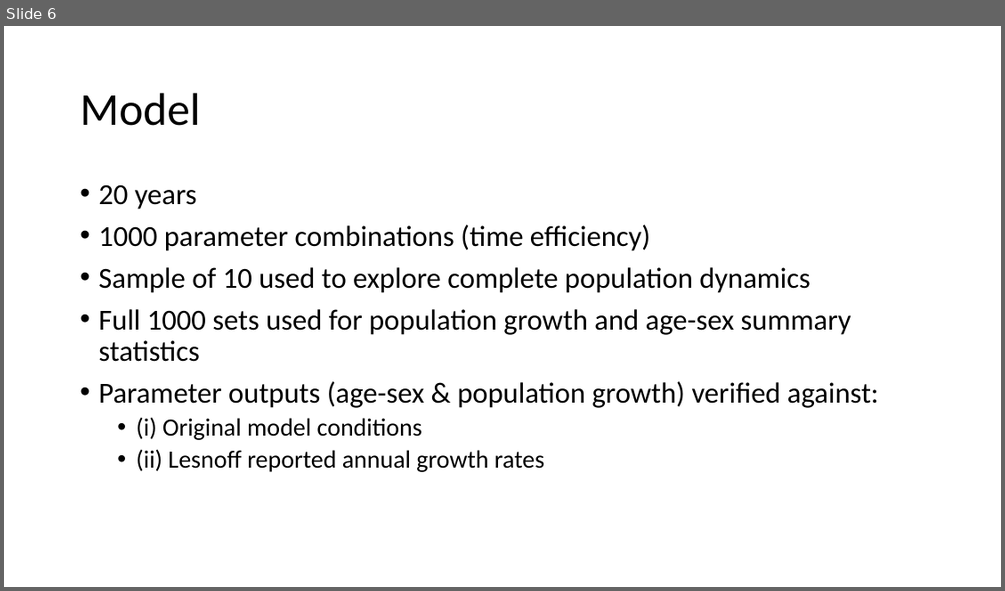
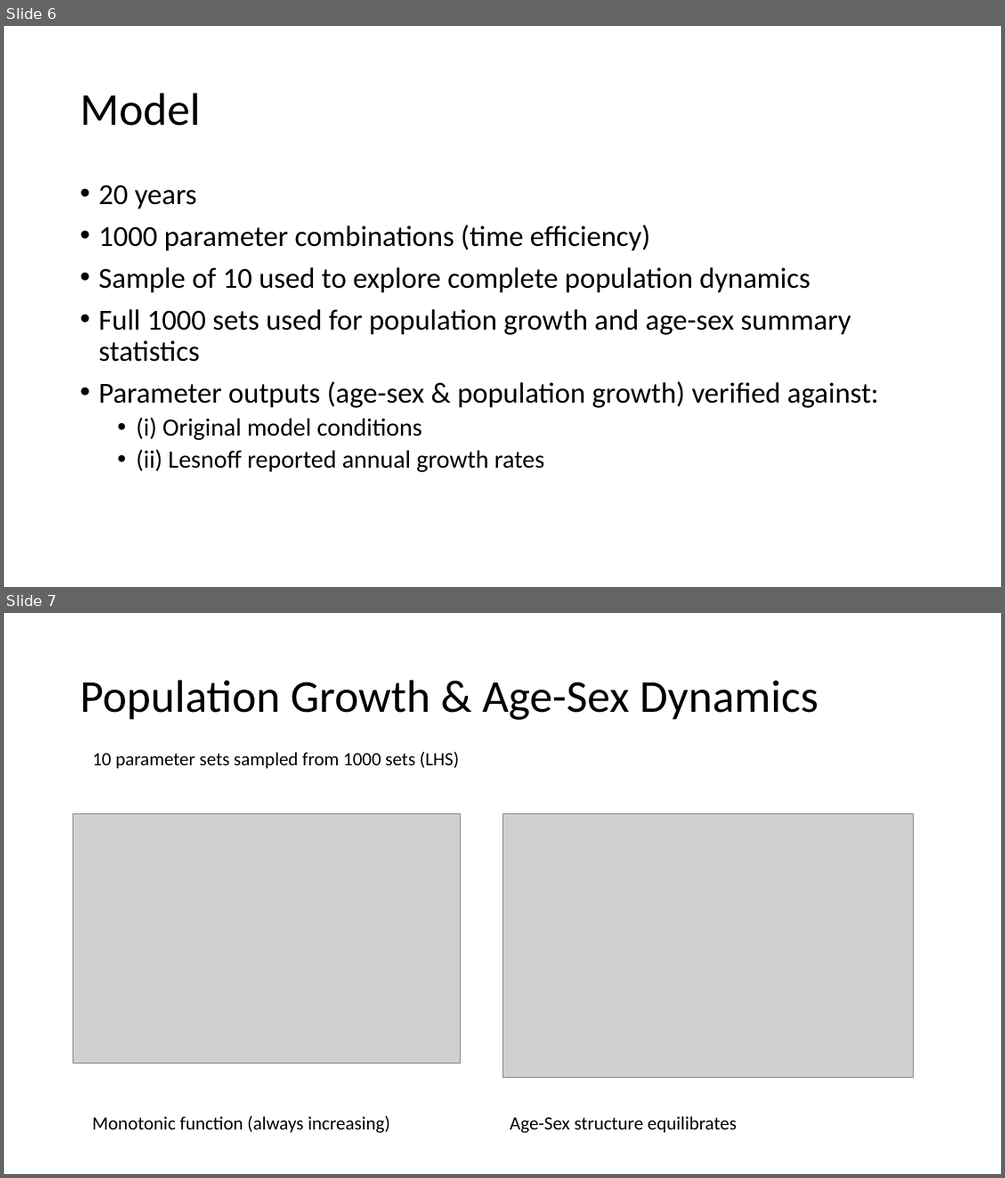
Before and after one commit to BethSavagar/demographic_model_1, a slide deck: presentations/profile-validation/lesnoff.pptx. Shown one above the other, each under a label of ours: slide 6 before the commit, slides 6 and 7 after it. The pictures are 1005x591 and 1005x1178 pixels, drawn with LibreOffice and Linux fonts; fonts in the diff are those of the drawing; grey boxes stand for pictures. Boxes give left, top, right and bottom in pixels: in the first picture for what was removed or moved away, otherwise in the second. Text is boxed around its words. In the diff, an @@ line names an element or a change of style, - is before the commit and + after.

```diff
--- a/presentations/profile-validation/lesnoff.pptx
+++ b/presentations/profile-validation/lesnoff.pptx
@@ slide 7 added at (4,613,1001,1174), background #FFFFFF @@
@@ title added at (80,680,818,720), 44 pt, text #000000 @@
+Population Growth & Age-Sex Dynamics
@@ text added at (92,752,459,769), 18 pt, text #000000 @@
+10 parameter sets sampled from 1000 sets (LHS)
@@ picture added at (73,813,461,1062) @@
@@ picture added at (502,813,914,1078) @@
@@ text added at (92,1116,390,1133), 18 pt, text #000000 @@
+Monotonic function (always increasing)
@@ text added at (510,1116,736,1133), 18 pt, text #000000 @@
+Age-Sex structure equilibrates
```
Also in this commit, not shown: 5 other slides added, 1 other file.
